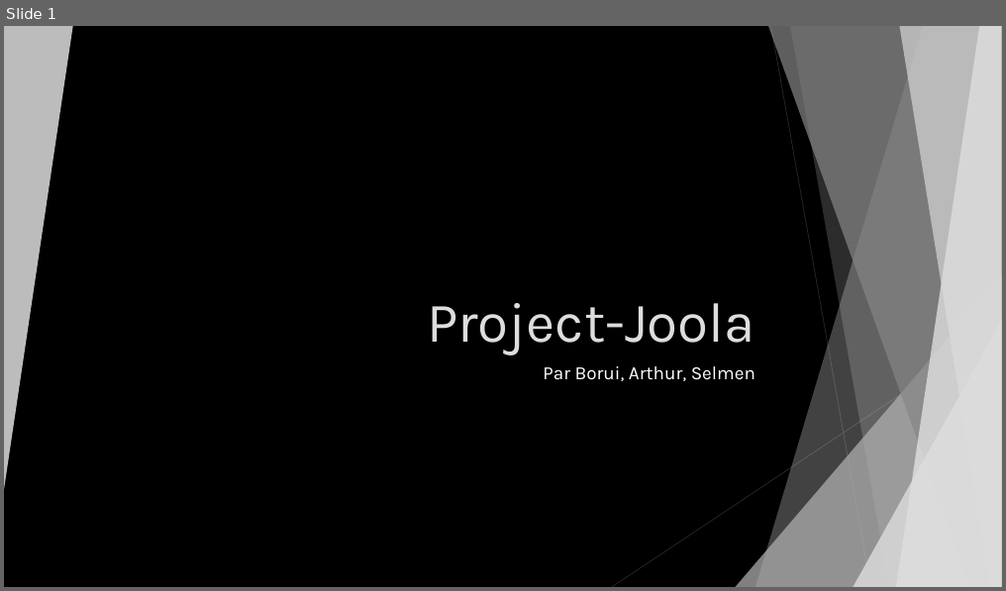
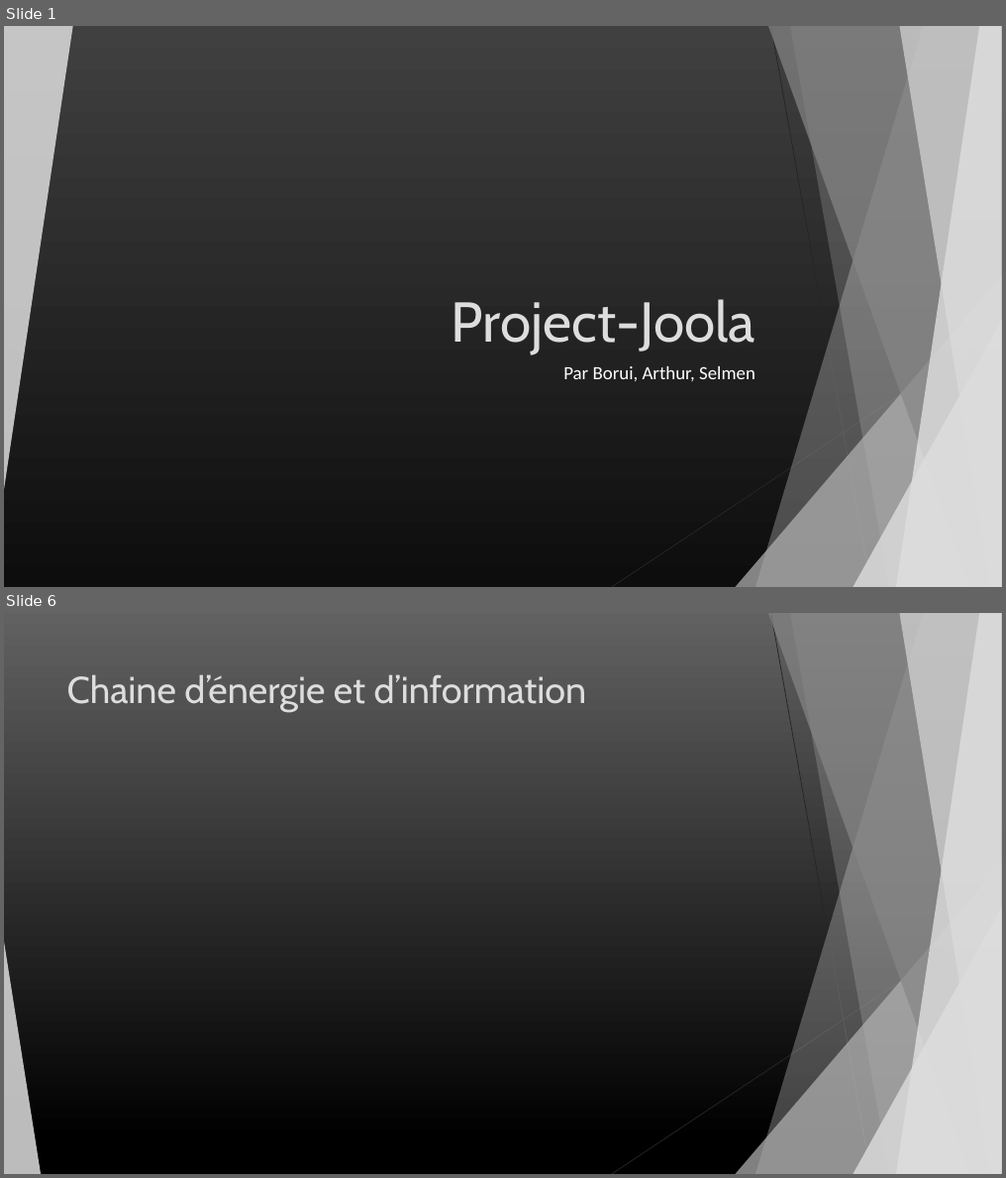
Before and after one commit to BoZhang-dev/Project-Joola, a slide deck: Notes/Presentation.pptx. Shown one above the other, each under a label of ours: slide 1 before the commit, slides 1 and 6 after it; the slides between them are not shown. The pictures are 1006x591 and 1006x1178 pixels, drawn with LibreOffice and Linux fonts; fonts in the diff are those of the drawing. Boxes give left, top, right and bottom in pixels: in the first picture for what was removed or moved away, otherwise in the second. Text is boxed around its words. In the diff, an @@ line names an element or a change of style, - is before the commit and + after.

```diff
--- a/Notes/Presentation.pptx
+++ b/Notes/Presentation.pptx
@@ slide 6 added at [4,613,1002,1174], background gradient #616161 to #000000; not listed: 9 template elements that a slide beside it also shows @@
@@ title added at [67,674,587,712], 36 pt, text #DDDDDD @@
+Chaine d’énergie et d’information
@@ triangle added at [4,942,41,1174], fill #DDDDDD at 85% opacity @@
@@ slide 1 changed as well @@
@@ background #000000 to gradient #404040 to #0D0D0D @@
@@ title "Project-Joola" at [451,299,755,355]: font Karla to Cabin @@
@@ subtitle "Par Borui, Arthur, Selmen" at [563,367,755,381]: font Karla to Calibri @@
```
Also in this commit, not shown: 1 other slide changed, 5 other slides added, 1 other file.
